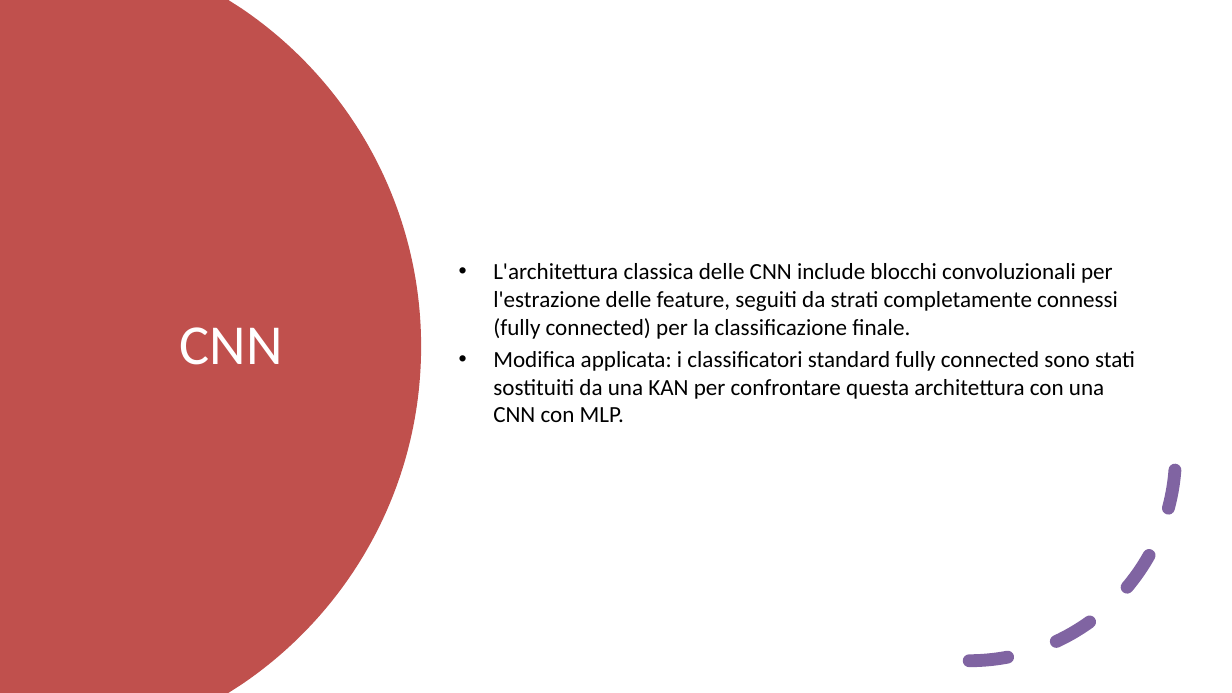
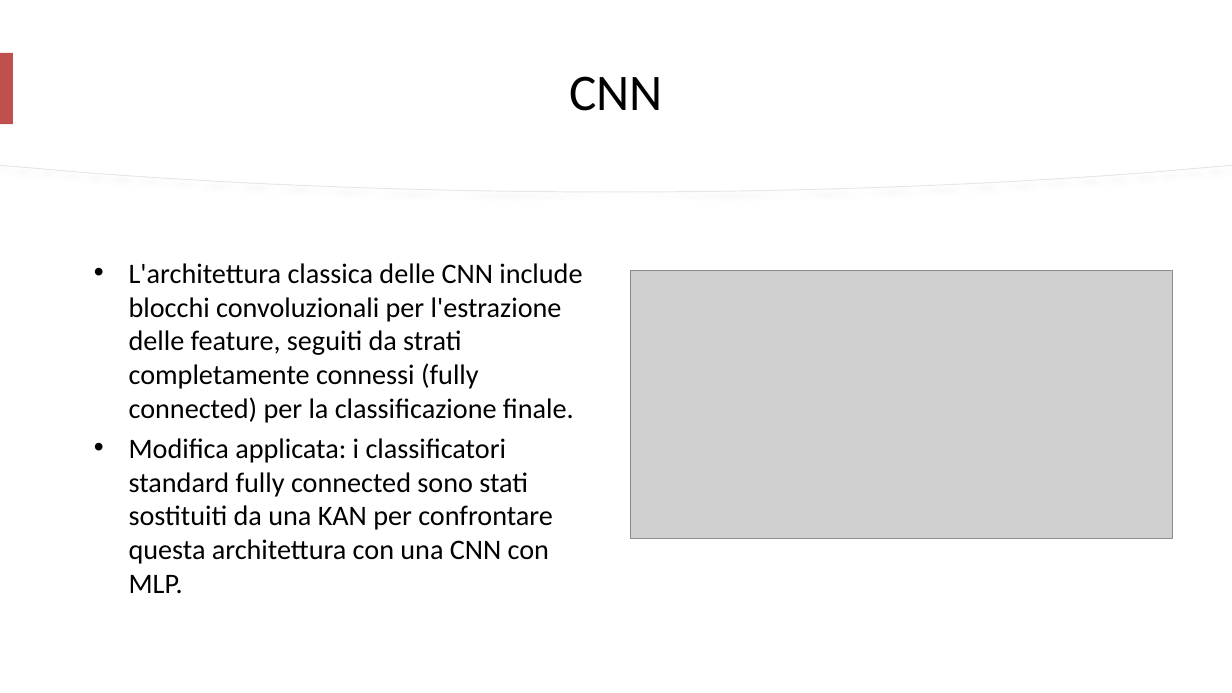
Before and after one commit to mtomas03/Thesis_Paper, a slide deck: slide 11 of Presentation.pptx (slide 9 before the commit). Drawn at 1232x693 pixels with LibreOffice and Linux fonts; fonts in the diff are those of the drawing; grey boxes stand for pictures. Boxes give left, top, right and bottom in pixels: in the first picture for what was removed or moved away, otherwise in the second. Text is boxed around its words. In the diff, an @@ line names an element or a change of style, - is before the commit and + after.

```diff
--- a/Presentation.pptx
+++ b/Presentation.pptx
@@ freeform shape removed at (x1=0, y1=0, x2=421, y2=693) @@
@@ freeform shape added at (x1=0, y1=0, x2=1232, y2=192), fill #FFFFFF, outline #E6E6E6 0.75 pt @@
@@ freeform shape added at (x1=0, y1=0, x2=1232, y2=191), fill #FFFFFF @@
@@ title "CNN" moved from (x1=180, y1=327, x2=283, y2=365) to (x1=569, y1=76, x2=663, y2=111) @@
@@ title "CNN" at (x1=569, y1=76, x2=663, y2=111): size 44 to 40 pt, text colour #FFFFFF to #000000 @@
@@ rectangle added at (x1=0, y1=53, x2=13, y2=124), fill #C0504D @@
@@ text "L'architettura classica delle CNN include ..." moved from (x1=493, y1=263, x2=1135, y2=422) to (x1=129, y1=263, x2=582, y2=593) @@
@@ text "L'architettura classica delle CNN include ..." at (x1=129, y1=263, x2=582, y2=593): size 18 to 22 pt; vertical alignment middle to top @@
@@ arc (boxed as its full ellipse) removed at (x1=763, y1=249, x2=1176, y2=662) @@
@@ picture added at (x1=630, y1=271, x2=1172, y2=539) @@
```
Also in this commit, not shown: 10 other slides changed, 8 slides added.
